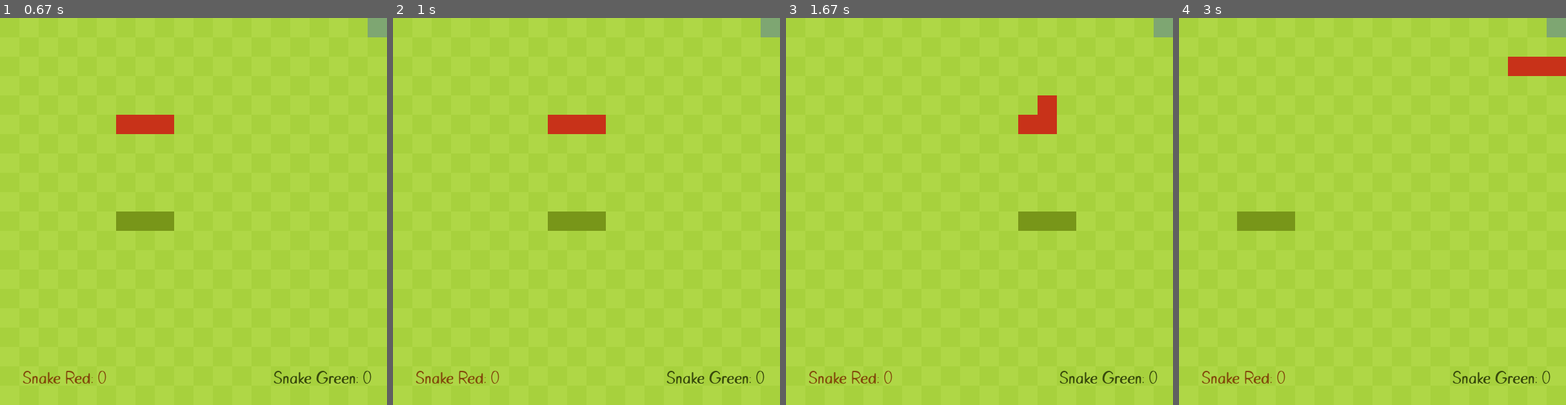
Above: before the commit, frames 1-4 (left to right).
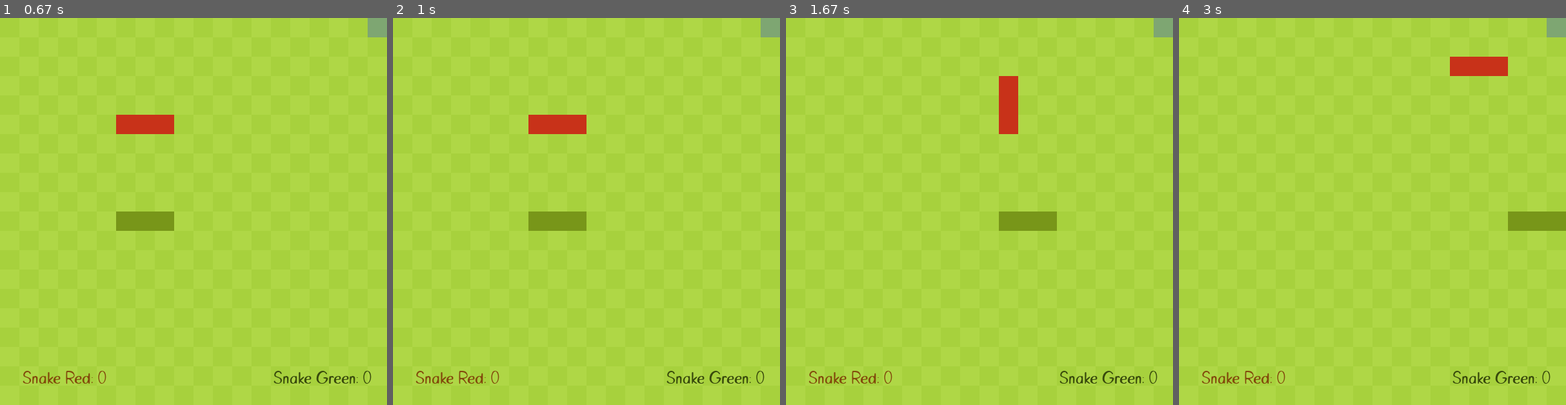
Above: after the commit, the same moments.

Repository: paelsam/snake-pygame
Game: pygame game, started from game.py
Same seed, same stepped clock (60 frames per second), same inputs: the game is played once before the commit and once after it.
Inputs:
- Up to frame 1 (0.67 s): hold Right from 0.33 s (still down); hold D from 0.33 s (still down)
- Up to frame 2 (1 s): release Right at 0.8 s; release D at 0.8 s
- Up to frame 3 (1.67 s): hold W from 1.33 s (still down)
- Up to frame 4 (3 s): release W at 1.8 s; hold D 1.83-2.3 s; hold A 2.33-2.87 s; hold S from 2.9 s (still down)

Frame 1 is identical in both runs. In frame 2, 1.0% of the frame differs, in the area x 35-55%, y 25-55%; in frame 3, 2.0%; in frame 4, 3.0%, in the area x 15-100%, y 10-55%.

Commit message:
Algunos bugs arreglados

Diff:
--- a/game.py
+++ b/game.py
@@ -11,32 +11,40 @@
         self.new_block = False
         self.color = (120, 150, 25)
         self.score = len(self.body) - 3
+        self.is_alive = True
         self.crunch_sound = pygame.mixer.Sound('sounds/sound_crunch.wav')
-        self.is_alive = True
 
     def draw_snake(self):
         for block in self.body:
             # create a rect
-            block_rect = pygame.Rect(
-                block.x * CELL_SIZE, block.y * CELL_SIZE, CELL_SIZE, CELL_SIZE)
+            block_rect = pygame.Rect((block.x * CELL_SIZE), (block.y * CELL_SIZE), CELL_SIZE, CELL_SIZE)
             # draw a rect
             pygame.draw.rect(screen, self.color, block_rect)
 
     def move_snake(self):
         if self.new_block == True:
             body_copy = self.body[:]
+            body_copy.insert(0, body_copy[0] + self.direction)
+            self.body = body_copy[:]
             self.new_block = False
         else:
             body_copy = self.body[:-1]
-        body_copy.insert(0, body_copy[0] + self.direction)
-        self.body = body_copy[:]
+            body_copy.insert(0, body_copy[0] + self.direction)
+            self.body = body_copy[:]
+
+
+    def add_block(self):
+        self.new_block = True
 
     def play_crunch_sound(self):
         self.crunch_sound.play()
 
     def reset(self):
-            self.body =  [Vector2(5, 10), Vector2(4, 10), Vector2(3, 10)]
-            self.direction = Vector2(0, 0)
+        # Si mueres vuelves otra vez
+        self.score = 0
+        self.is_alive = True
+        self.body =  [Vector2(5, 10), Vector2(4, 10), Vector2(3, 10)]
+        self.direction = Vector2(0, 0)
 
 
 class Fruit:
@@ -66,8 +74,9 @@
 
     def update(self):
         for snake in self.snakes:
-                snake.move_snake()
+            snake.move_snake()
         self.check_collision()
+        self.lose_condition()
 
     def draw_elements(self):
         self.draw_grass()
@@ -77,24 +86,18 @@
         self.draw_score()
 
     def check_collision(self):
-        global MS_UPDATE
         for snake in self.snakes:
             if self.fruit.pos == snake.body[0]:
                 snake.score += 1
-                if snake.score % 5 == 0:
-                    if MS_UPDATE <= 80 : MS_UPDATE = 80
-                    else:
-                        MS_UPDATE -= 10
-                    print(MS_UPDATE)
                 # reposition the fruit
                 self.fruit.randomize()
                 # play cruch sound
                 snake.play_crunch_sound()
                 # add another block to the snake
-                snake.new_block = True
+                snake.add_block()
 
                 for block in snake.body[1:]:
-                    if self.fruit.pos == block:
+                    if block == self.fruit.pos:
                         self.fruit.randomize()
 
     def inputs(self):
@@ -111,20 +114,20 @@
         if event.key == pygame.K_RIGHT:
             if self.snakes[0].direction.x != -1:
                 self.snakes[0].direction = Vector2(1, 0)
-        if len(self.snakes) == 2:
-            # Snake 2 input
-            if event.key == pygame.K_w:
-                if self.snakes[1].direction.y != 1:
-                    self.snakes[1].direction = Vector2(0, -1)
-            if event.key == pygame.K_s:
-                if self.snakes[1].direction.y != -1:
-                    self.snakes[1].direction = Vector2(0, 1)
-            if event.key == pygame.K_a:
-                if self.snakes[1].direction.x != 1:
-                    self.snakes[1].direction = Vector2(-1, 0)
-            if event.key == pygame.K_d:
-                if self.snakes[1].direction.x != -1:
-                    self.snakes[1].direction = Vector2(1, 0)
+
+        # snake2
+        if event.key == pygame.K_w:
+            if self.snakes[1].direction.y != 1:
+                self.snakes[1].direction = Vector2(0, -1)
+        if event.key == pygame.K_s:
+            if self.snakes[1].direction.y != -1:
+                self.snakes[1].direction = Vector2(0, 1)
+        if event.key == pygame.K_a:
+            if self.snakes[1].direction.x != 1:
+                self.snakes[1].direction = Vector2(-1, 0)
+        if event.key == pygame.K_d:
+            if self.snakes[1].direction.x != -1:
+                self.snakes[1].direction = Vector2(1, 0)
 
     def lose_condition(self):
         for snake in self.snakes:
@@ -171,7 +174,7 @@
 pygame.display.set_caption("Snake: Battle Royale")
 # pygame.display.set_icon() # Set icon
 
-FRAMERATE = 60
+FRAMERATE = 120
 # Tamaño de los cuadrados
 CELL_SIZE = 30
 # Número de cuadrados del grid
@@ -182,16 +185,16 @@
 game_font = pygame.font.Font('fonts/Little turtle.ttf', 25)
 
 main = Main()
+fruit = main.fruit
 if len(main.snakes) == 2:
     main.snakes[1].color = (200, 50, 25)
     main.snakes[1].body = [Vector2(5, 5), Vector2(4, 5), Vector2(3, 5)]
-fruit = main.fruit
 
 
 # Timers
 SCREEN_UPDATE = pygame.USEREVENT
 # Este evento se actualizará cada 150ms
-MS_UPDATE = 160
+MS_UPDATE = 200
 pygame.time.set_timer(SCREEN_UPDATE, MS_UPDATE)
 
 
@@ -211,6 +214,5 @@
 
     screen.fill((175, 215, 70))
     main.draw_elements()
-    main.lose_condition()
     pygame.display.update()
     clock.tick(FRAMERATE)
Not shown, added: .gitignore
